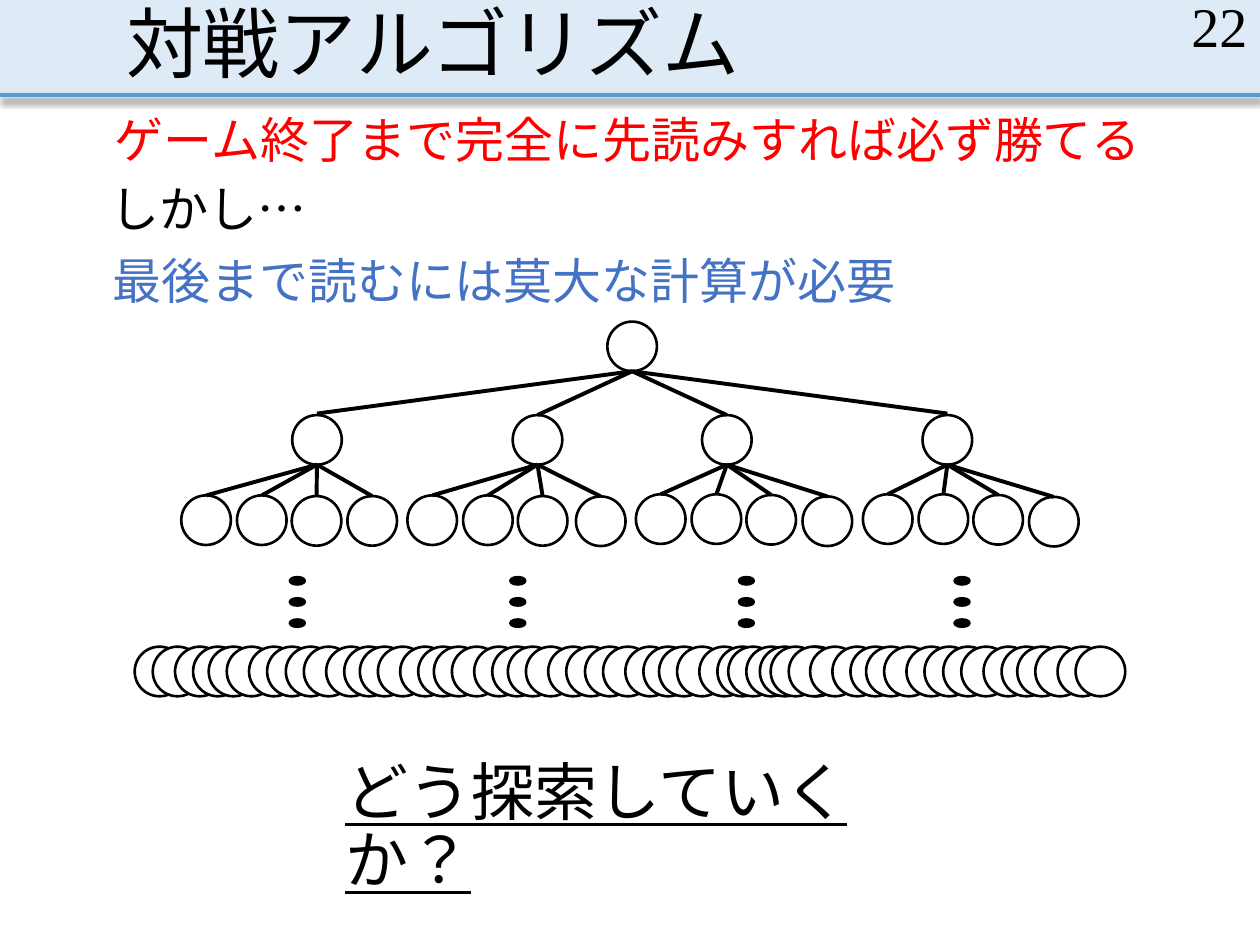
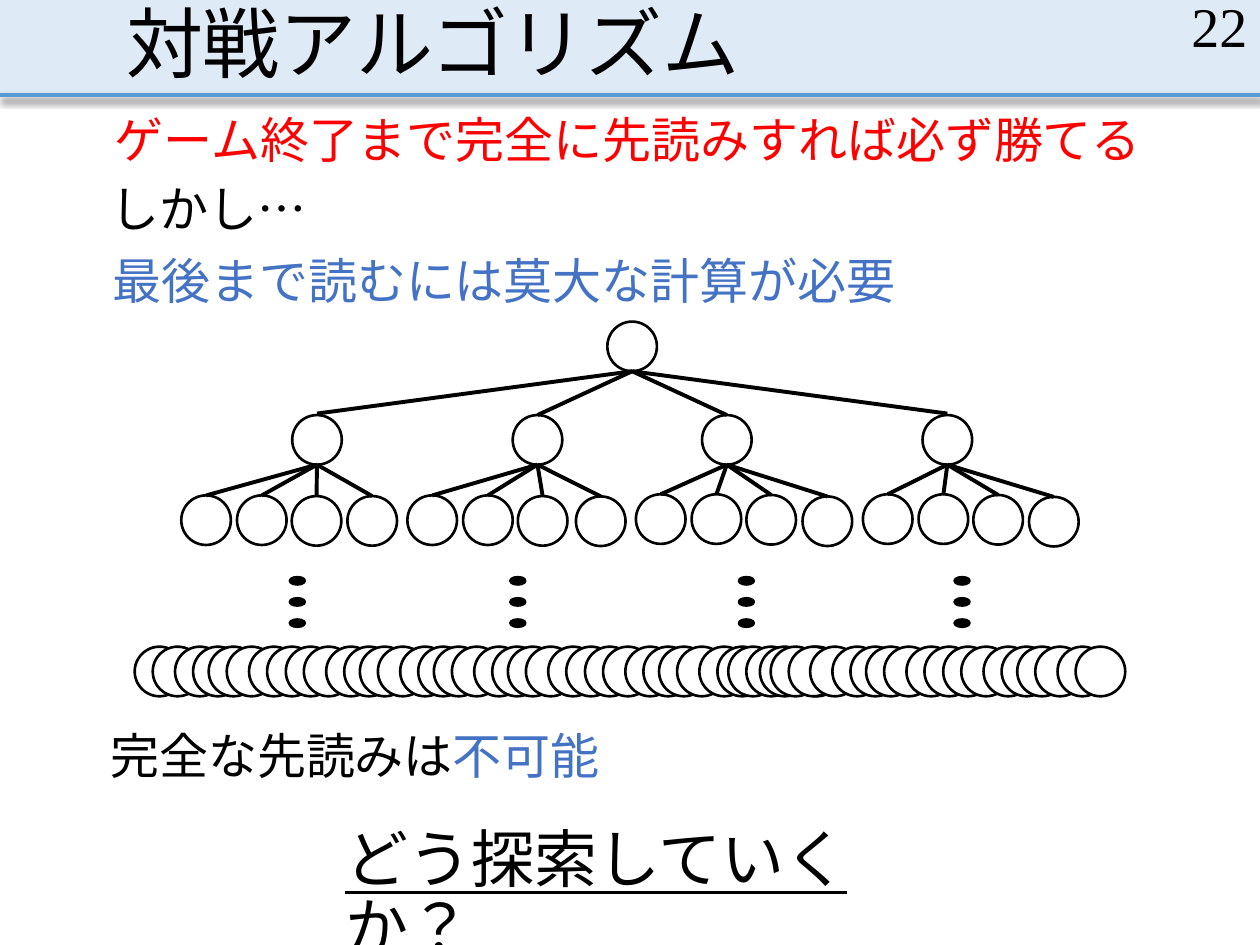
Before and after one commit to MasayaOda/SR, a slide deck: slide 22 of 小田卒論発表 - コピー.pptx. Drawn at 1260x945 pixels with LibreOffice and Linux fonts; fonts in the diff are those of the drawing. Boxes give left, top, right and bottom in pixels: in the first picture for what was removed or moved away, otherwise in the second. Text is boxed around its words. In the diff, an @@ line names an element or a change of style, - is before the commit and + after.

```diff
--- a/小田卒論発表 - コピー.pptx
+++ b/小田卒論発表 - コピー.pptx
@@ text added at bbox=[110, 732, 599, 778], 28 pt, text #000000 @@
+完全な先読みは不可能
@@ text "どう探索していくか？" rewrapped from bbox=[345, 762, 847, 894] to bbox=[345, 829, 847, 894] @@
```
Also in this commit, not shown: 20 other slides changed, 1 other file.
